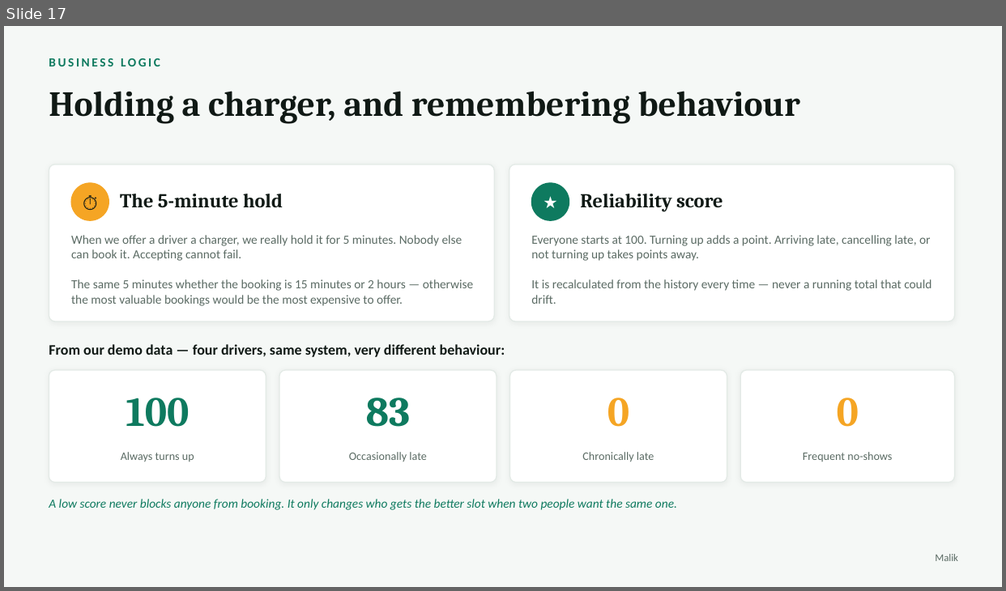
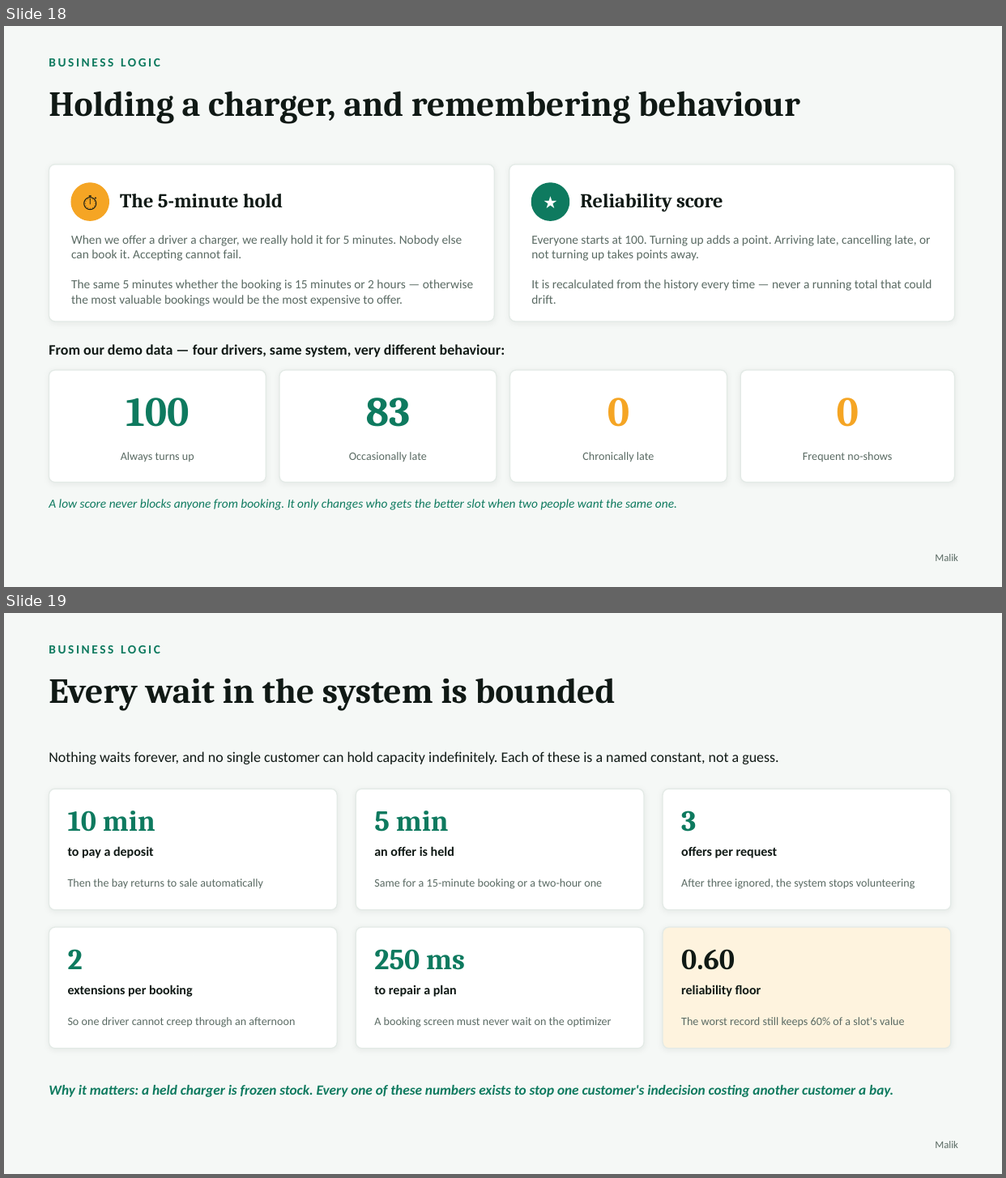
Before and after one commit to AyaSulyman/EVCharging-System, a slide deck: docs/presentation/ChargeHub-Presentation.pptx. Shown one above the other, each under a label of ours: slide 17 before the commit, slides 18 and 19 after it. The pictures are 1006x591 and 1006x1178 pixels, drawn with LibreOffice and Linux fonts; fonts in the diff are those of the drawing. Boxes give left, top, right and bottom in pixels: in the first picture for what was removed or moved away, otherwise in the second. Text is boxed around its words. In the diff, an @@ line names an element or a change of style, - is before the commit and + after.

```diff
--- a/docs/presentation/ChargeHub-Presentation.pptx
+++ b/docs/presentation/ChargeHub-Presentation.pptx
@@ slide 19 added at (4, 613, 1002, 1174), background #F5F8F6 @@
@@ text added at (49, 645, 160, 653), 12 pt, text #0E7A5F, bold @@
+BUSINESS LOGIC
@@ text added at (49, 678, 616, 711), 34 pt, text #101915, bold @@
+Every wait in the system is bounded
@@ text added at (49, 752, 778, 764), 14 pt, text #101915 @@
+Nothing waits forever, and no single customer can hold capacity indefinitely. Each of these is a named constant, not a guess.
@@ rounded rectangle added at (49, 789, 337, 910), fill #FFFFFF, outline #E3EAE6 1 pt @@
@@ rounded rectangle added at (356, 789, 644, 910), fill #FFFFFF, outline #E3EAE6 1 pt @@
@@ rounded rectangle added at (663, 789, 951, 910), fill #FFFFFF, outline #E3EAE6 1 pt @@
@@ text added at (68, 811, 155, 832), 28 pt, text #0E7A5F, bold @@
+10 min
@@ text added at (374, 811, 449, 832), 28 pt, text #0E7A5F, bold @@
+5 min
@@ text added at (681, 811, 696, 832), 28 pt, text #0E7A5F, bold @@
+3
@@ text added at (68, 846, 154, 858), 12.5 pt, text #101915, bold @@
+to pay a deposit
@@ text added at (374, 846, 454, 856), 12.5 pt, text #101915, bold @@
+an offer is held
@@ text added at (681, 846, 778, 858), 12.5 pt, text #101915, bold @@
+offers per request
@@ text added at (68, 879, 263, 889), 11 pt, text #5B6B64 @@
+Then the bay returns to sale automatically
@@ text added at (374, 879, 602, 889), 11 pt, text #5B6B64 @@
+Same for a 15-minute booking or a two-hour one
@@ text added at (681, 879, 915, 889), 11 pt, text #5B6B64 @@
+After three ignored, the system stops volunteering
@@ rounded rectangle added at (49, 927, 337, 1049), fill #FFFFFF, outline #E3EAE6 1 pt @@
@@ rounded rectangle added at (356, 927, 644, 1049), fill #FFFFFF, outline #E3EAE6 1 pt @@
@@ rounded rectangle added at (663, 927, 951, 1049), fill #FEF3DE, outline #E3EAE6 1 pt @@
@@ text added at (68, 949, 83, 969), 28 pt, text #0E7A5F, bold @@
+2
@@ text added at (374, 949, 465, 970), 28 pt, text #0E7A5F, bold @@
+250 ms
@@ text added at (681, 949, 735, 970), 28 pt, text #101915, bold @@
+0.60
@@ text added at (68, 985, 193, 997), 12.5 pt, text #101915, bold @@
+extensions per booking
@@ text added at (374, 985, 457, 997), 12.5 pt, text #101915, bold @@
+to repair a plan
@@ text added at (681, 985, 761, 997), 12.5 pt, text #101915, bold @@
+reliability floor
@@ text added at (68, 1017, 295, 1028), 11 pt, text #5B6B64 @@
+So one driver cannot creep through an afternoon
@@ text added at (374, 1017, 611, 1028), 11 pt, text #5B6B64 @@
+A booking screen must never wait on the optimizer
@@ text added at (681, 1017, 905, 1027), 11 pt, text #5B6B64 @@
+The worst record still keeps 60% of a slot's value
@@ text added at (49, 1085, 893, 1097), 13.5 pt, text #0E7A5F, bold, italic @@
+Why it matters: a held charger is frozen stock. Every one of these numbers exists to stop one customer's indecision costing another customer a bay.
@@ text added at (935, 1141, 958, 1148), 10 pt, text #5B6B64 @@
+Malik
@@ what was slide 17 is now slide 18 @@
```
Also in this commit, not shown: 1 other slide added, 7 other files.
